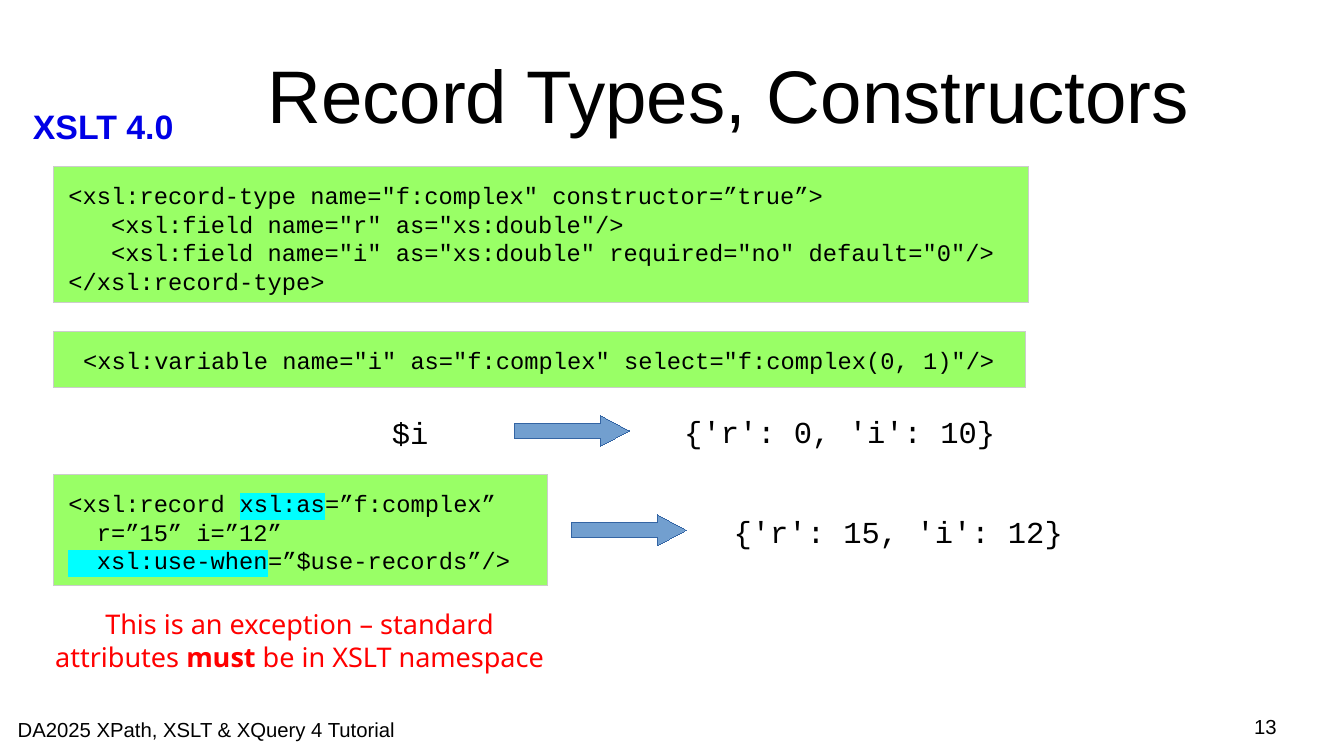
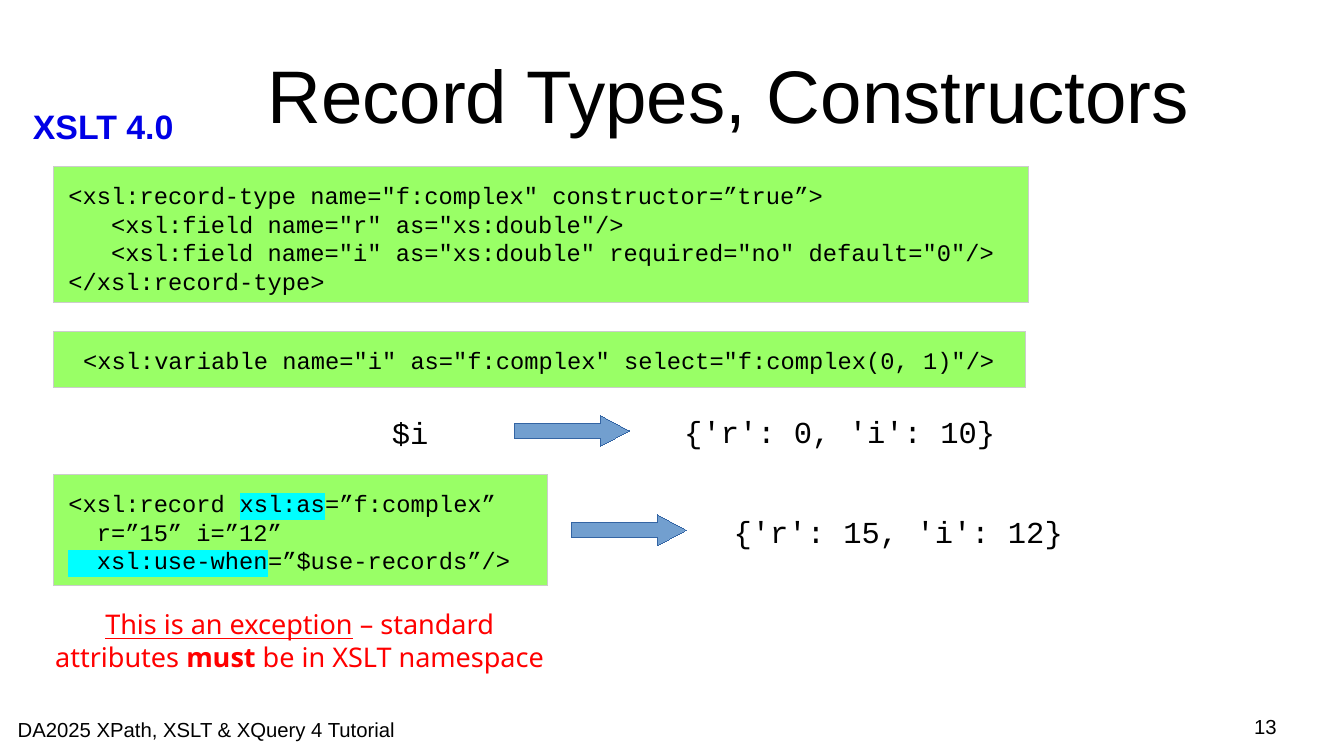
Before and after one commit to johnlumley/johnlumley.github.io, a slide deck: slide 13 of DA2025/slides/QT4-XSLT.odp. Drawn at 1344x756 pixels with LibreOffice and Linux fonts; fonts in the diff are those of the drawing; background and template pictures are left out. Boxes give left, top, right and bottom in pixels: in the first picture for what was removed or moved away, otherwise in the second. Text is boxed around its words. In the diff, an @@ line names an element or a change of style, - is before the commit and + after.

```diff
--- a/DA2025/slides/QT4-XSLT.odp
+++ b/DA2025/slides/QT4-XSLT.odp
@@ text "This is an exception – ..." at [55,613,544,674]: underline on in "This is an exception" @@
```
Also in this commit, not shown: 4 other files.
